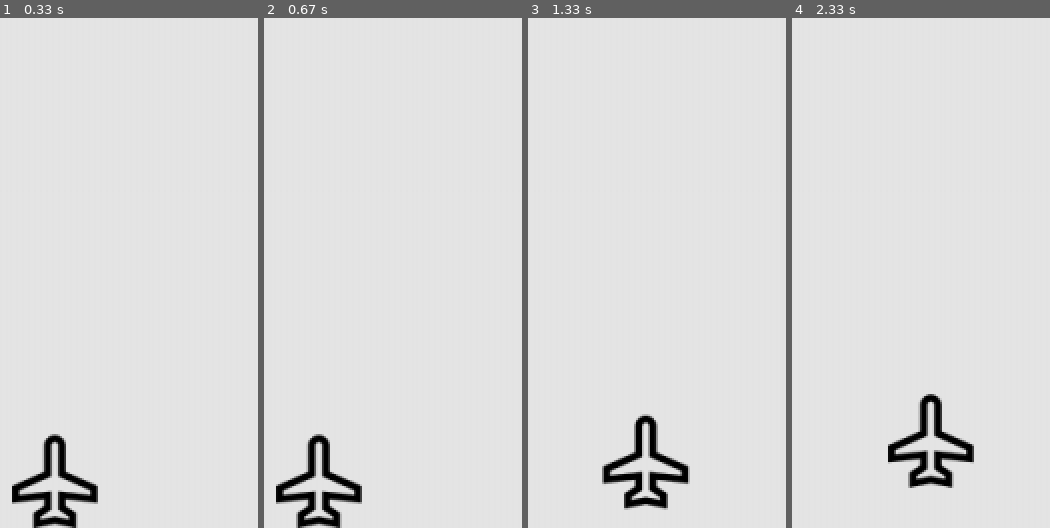
Above: before the commit, frames 1-4 (left to right).
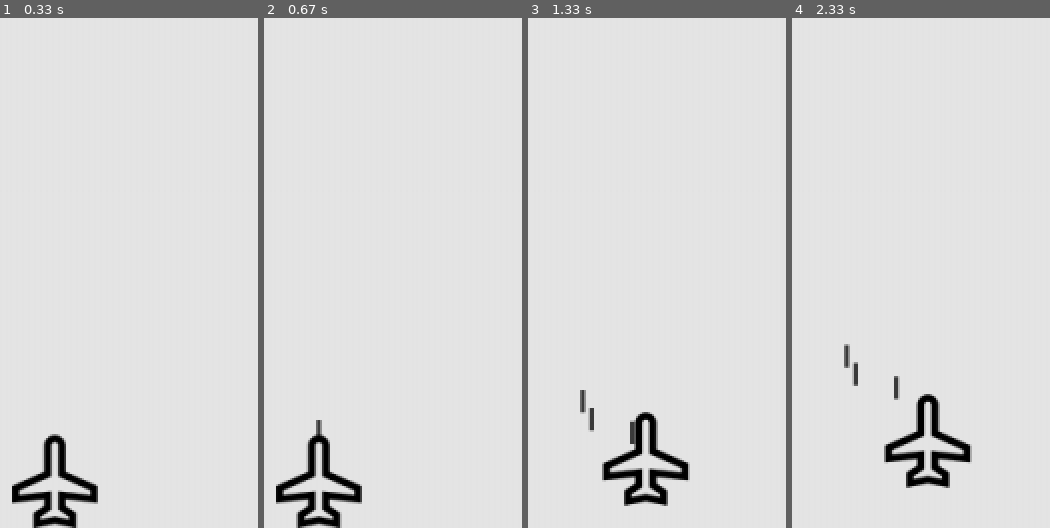
Above: after the commit, the same moments.

Repository: zhupiggy/alien_invasion
Game: pygame game, started from alien_invasion.py
Same seed, same stepped clock (60 frames per second), same inputs: the game is played once before the commit and once after it.
Inputs:
- Up to frame 1 (0.33 s): no input
- Up to frame 2 (0.67 s): tap Space at 0.33 s
- Up to frame 3 (1.33 s): hold Right 0.67-1.13 s; tap Space at 0.73, 1.03, 1.23 s; hold Up from 1.17 s (still down)
- Up to frame 4 (2.33 s): release Up at 1.47 s; hold Right 1.5-1.97 s; tap Space at 1.57, 1.87, 2.07 s; hold Left from 2 s (still down)

Frame 1 is identical in both runs. In frame 2, less than 0.1% of the frame differs, in the area x 20-23%, y 78-82%; in frame 3, 2.0%; in frame 4, 2.1%, in the area x 20-71%, y 63-93%.

Commit message:
Chapt 12 -- Armed Plane
Complete chapter 12 !

Diff:
--- a/alien_invasion.py
+++ b/alien_invasion.py
@@ -1,4 +1,5 @@
 import pygame
+from pygame.sprite import Group
 
 from setting import Settings
 from ship import Ship
@@ -10,18 +11,20 @@
     pygame.init()
     gui_setting = Settings()
     screen = pygame.display.set_mode(
-            (gui_setting.screen_width, gui_setting.screen_height))
+        (gui_setting.screen_width, gui_setting.screen_height))
 
     pygame.display.set_caption("Alien Invasion")
 
-    # 创建一艘飞船
+    # 创建飞船、子弹
     ship = Ship(screen, gui_setting)
+    bullets = Group()
 
     # 开始游戏主循环
     while True:
+        gf.check_events(gui_setting, screen, ship, bullets)
         ship.update()
-        gf.check_events(ship)
-        gf.update_screen(gui_setting.bg_color, screen, ship)
+        gf.update_bullets(bullets)
+        gf.update_screen(gui_setting.bg_color, screen, ship, bullets)
 
 
 run_game()
--- a/bullet.py
+++ b/bullet.py
@@ -15,3 +15,21 @@
         # 在（0,0）处创建一个表示子弹的矩形， 再设置正确的位置
         self.rect = pygame.Rect(0, 0, gui_setting.bullet_width,
                                 gui_setting.bullet_height)
+        self.rect.centerx = ship.rect.centerx
+        self.rect.top = ship.rect.top
+
+        # 存储小数表示的子单位制
+        self.y = float(self.rect.y)
+
+        self.color = gui_setting.bullet_color
+        self.speed = gui_setting.bullet_speed
+
+    def update(self):
+        """向上移动子弹"""
+        # 更新表示子弹位置的小数值
+        self.y -= self.speed
+        self.rect.y = self.y
+
+    def draw_bullet(self):
+        """在屏幕上绘制子弹"""
+        pygame.draw.rect(self.screen, self.color, self.rect)
--- a/game_functions.py
+++ b/game_functions.py
@@ -2,8 +2,16 @@
 
 import pygame
 
+from bullet import Bullet
 
-def check_keydown_events(event, ship):
+
+def fire_bullets(gui_setting, screen, ship, bullets):
+    if len(bullets) < gui_setting.bullets_allowed:
+        new_bullet = Bullet(gui_setting, screen, ship)
+        bullets.add(new_bullet)
+
+
+def check_keydown_events(event, gui_setting, screen, ship, bullets):
     """相应案件"""
     if event.key == pygame.K_RIGHT:
         ship.moving_right = True
@@ -13,6 +21,8 @@
         ship.moving_up = True
     elif event.key == pygame.K_DOWN:
         ship.moving_down = True
+    elif event.key == pygame.K_SPACE:
+        fire_bullets(gui_setting, screen, ship, bullets)
 
 
 def check_keyup_events(event, ship):
@@ -26,22 +36,35 @@
         ship.moving_down = False
 
 
-def check_events(ship):
+def check_events(gui_setting, screen, ship, bullets):
     """相应鼠标和键盘指令"""
     for event in pygame.event.get():
         if event.type == pygame.QUIT:
             sys.exit()
         elif event.type == pygame.KEYDOWN:
-            check_keydown_events(event, ship)
+            check_keydown_events(event, gui_setting, screen, ship, bullets)
         elif event.type == pygame.KEYUP:
             check_keyup_events(event, ship)
 
 
-def update_screen(bg_color, screen, ship):
+def update_screen(bg_color, screen, ship, bullets):
     """更新屏幕上的图像，并切换到新屏幕"""
     # 每次循环时都重绘屏幕
     screen.fill(bg_color)
+    # 在飞船和外星人后边重绘所有自担
+    for bullet in bullets.sprites():
+        bullet.draw_bullet()
     ship.blitme()
 
     # 让最近绘制的屏幕可见
     pygame.display.flip()
+
+
+def update_bullets(bullets):
+    """更新子单位置、 并删除已经在屏幕消失的子弹"""
+    bullets.update()
+
+    # 删除在屏幕消失的子弹
+    for bullet in bullets.copy():
+        if bullet.rect.bottom <= 0:
+            bullets.remove(bullet)
--- a/setting.py
+++ b/setting.py
@@ -10,7 +10,8 @@
         self.ship_speed = 1.5
 
         # 子弹设置
-        self.bullet_speed = 1
+        self.bullet_speed = 0.5
         self.bullet_width = 3
         self.bullet_height = 15
         self.bullet_color = 60, 60, 60
+        self.bullets_allowed = 3
--- /dev/null
+++ b/test_pygame.py
@@ -0,0 +1,32 @@
+import sys
+
+import pygame
+
+
+def run():
+    pygame.init()
+    pygame.display.set_caption('Pygame测试')
+    screen = pygame.display.set_mode((600, 800))
+    screen.fill((230, 230, 230))
+    screen_rect = screen.get_rect()
+
+    rect_1 = pygame.Rect(10, 10, 15, 15)
+    rect_2 = pygame.Rect(20, 10, 10, 20)
+
+    image = pygame.image.load('aeroplane.png')
+    rect_plane = image.get_rect()
+    rect_plane.x = screen_rect.centerx
+    rect_plane.y = screen_rect.centery
+
+    while True:
+        for event in pygame.event.get():
+            if event.type == pygame.QUIT:
+                sys.exit()
+        pygame.draw.rect(screen, (1, 1, 1), rect_2)
+        pygame.draw.rect(screen, (1, 1, 1), rect_1)
+        screen.blit(image, rect_plane)
+
+        pygame.display.flip()
+
+
+run()
